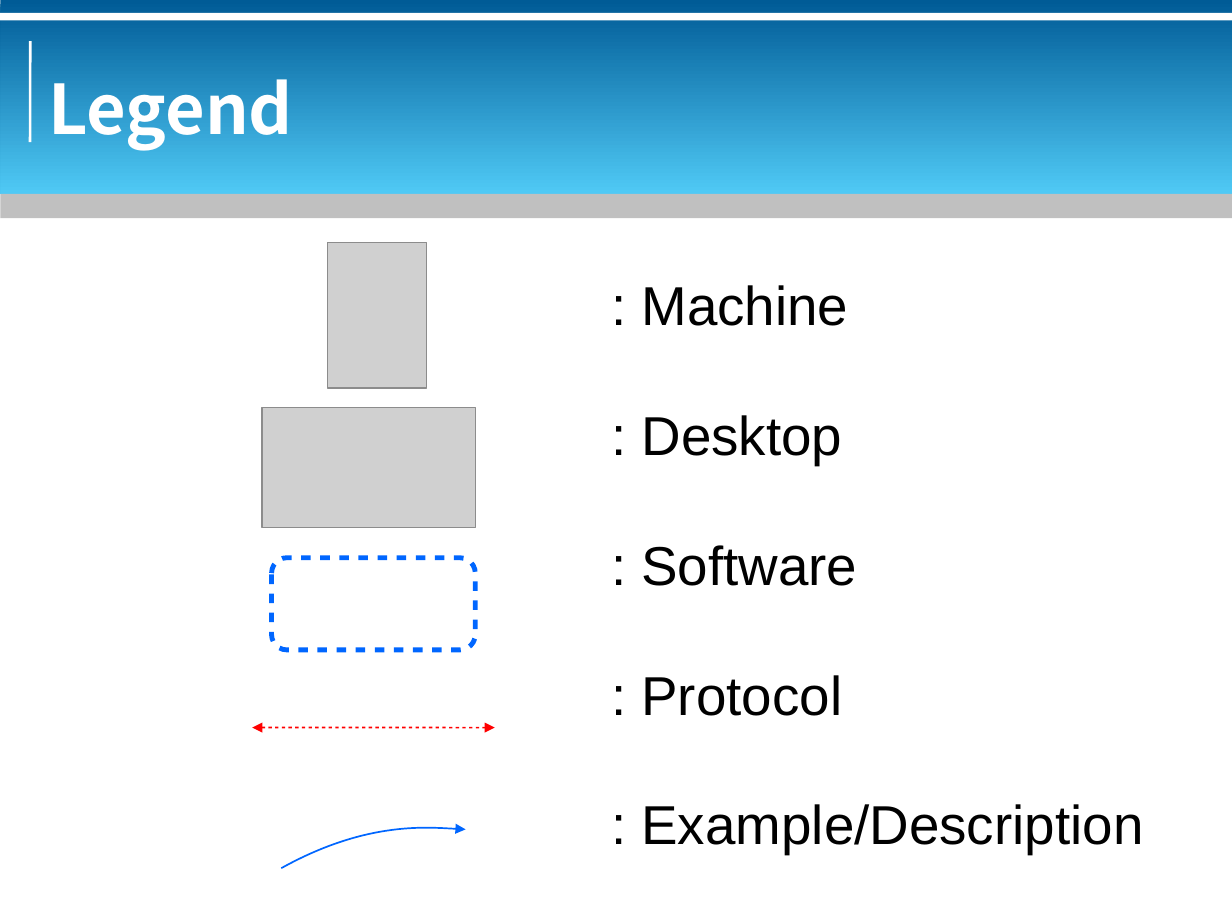
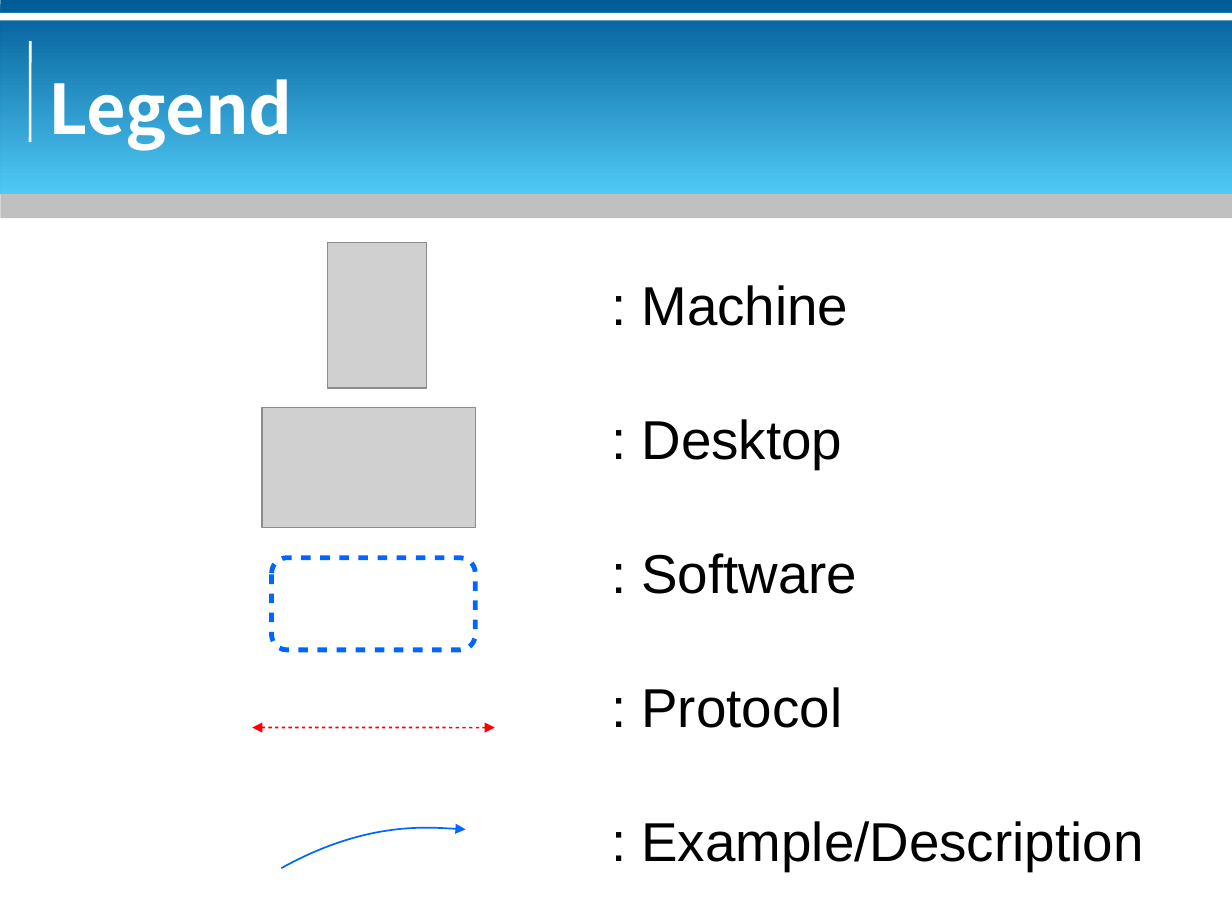
Before and after one commit to bluebat/.presentations, a slide deck: slide 3 of vdi-historical-overview.odp. Drawn at 1232x924 pixels with LibreOffice and Linux fonts; fonts in the diff are those of the drawing; grey boxes stand for pictures; background and template pictures are left out. Boxes give left, top, right and bottom in pixels: in the first picture for what was removed or moved away, otherwise in the second. Text is boxed around its words. In the diff, an @@ line names an element or a change of style, - is before the commit and + after.

```diff
--- a/vdi-historical-overview.odp
+++ b/vdi-historical-overview.odp
@@ subtitle ": Machine" at box(641, 285, 1143, 871): more space between paragraphs @@
```
Also in this commit, not shown: 4 other slides changed, 1 slide added, 1 other file.
